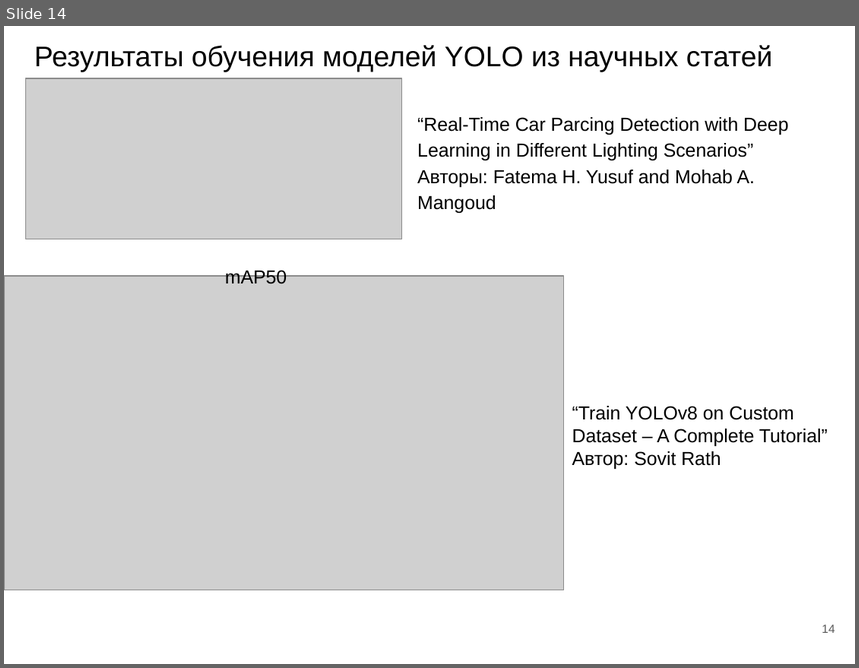
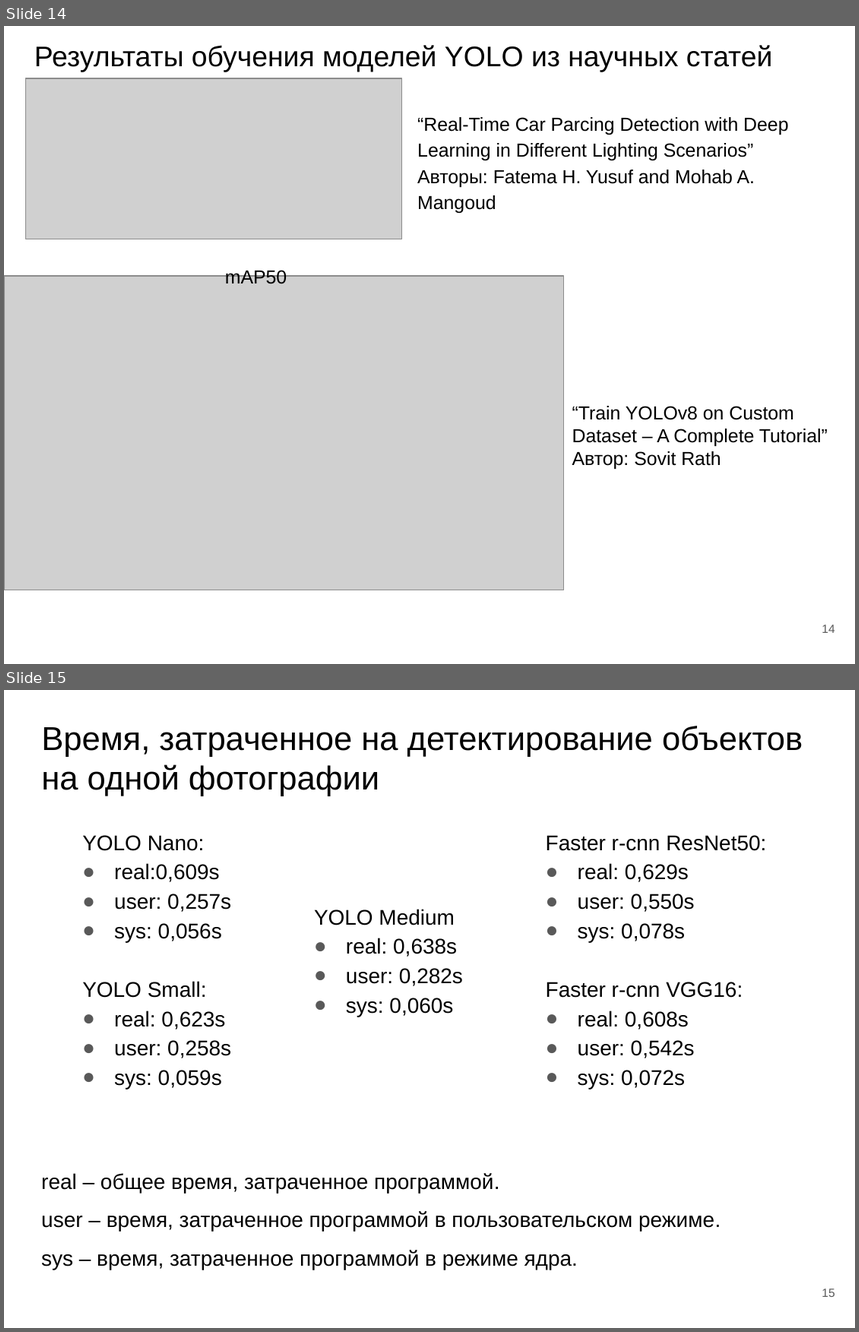
Before and after one commit to Kostebelova-Elizaveta/vkr_0303_KostebelovaEK_parking_detecting_cnn, a slide deck: Презентация_ВКР_Костебелова.pptx. Shown one above the other, each under a label of ours: slide 14 before the commit, slides 14 and 15 after it. The pictures are 859x668 and 859x1332 pixels, drawn with LibreOffice and Linux fonts; fonts in the diff are those of the drawing; grey boxes stand for pictures. Boxes give left, top, right and bottom in pixels: in the first picture for what was removed or moved away, otherwise in the second. Text is boxed around its words. In the diff, an @@ line names an element or a change of style, - is before the commit and + after.

```diff
--- a/Презентация_ВКР_Костебелова.pptx
+++ b/Презентация_ВКР_Костебелова.pptx
@@ slide 15 added at box(4, 690, 855, 1328), background #FFFFFF @@
@@ title added at box(41, 726, 803, 796), 28 pt, text #000000 @@
+Время, затраченное на детектирование объектов на одной фотографии
@@ text added at box(82, 835, 231, 1089), 18 pt, text #000000 @@
+YOLO Nano:
+● real:0,609s
+● user: 0,257s
+● sys: 0,056s
+YOLO Small:
+● real: 0,623s
+● user: 0,258s
+● sys: 0,059s
@@ text added at box(546, 835, 766, 1089), 18 pt, text #000000 @@
+Faster r-cnn ResNet50:
+● real: 0,629s
+● user: 0,550s
+● sys: 0,078s
+Faster r-cnn VGG16:
+● real: 0,608s
+● user: 0,542s
+● sys: 0,072s
@@ text added at box(314, 909, 463, 1017), 18 pt, text #000000 @@
+YOLO Medium
+● real: 0,638s
+● user: 0,282s
+● sys: 0,060s
@@ text added at box(41, 1173, 721, 1270), 18 pt, text #000000 @@
+real – общее время, затраченное программой.
+user – время, затраченное программой в пользовательском режиме.
+sys – время, затраченное программой в режиме ядра.
@@ page number added at box(822, 1289, 835, 1297), 10 pt, text #595959 @@
+15
```
Also in this commit, not shown: 3 other files.
